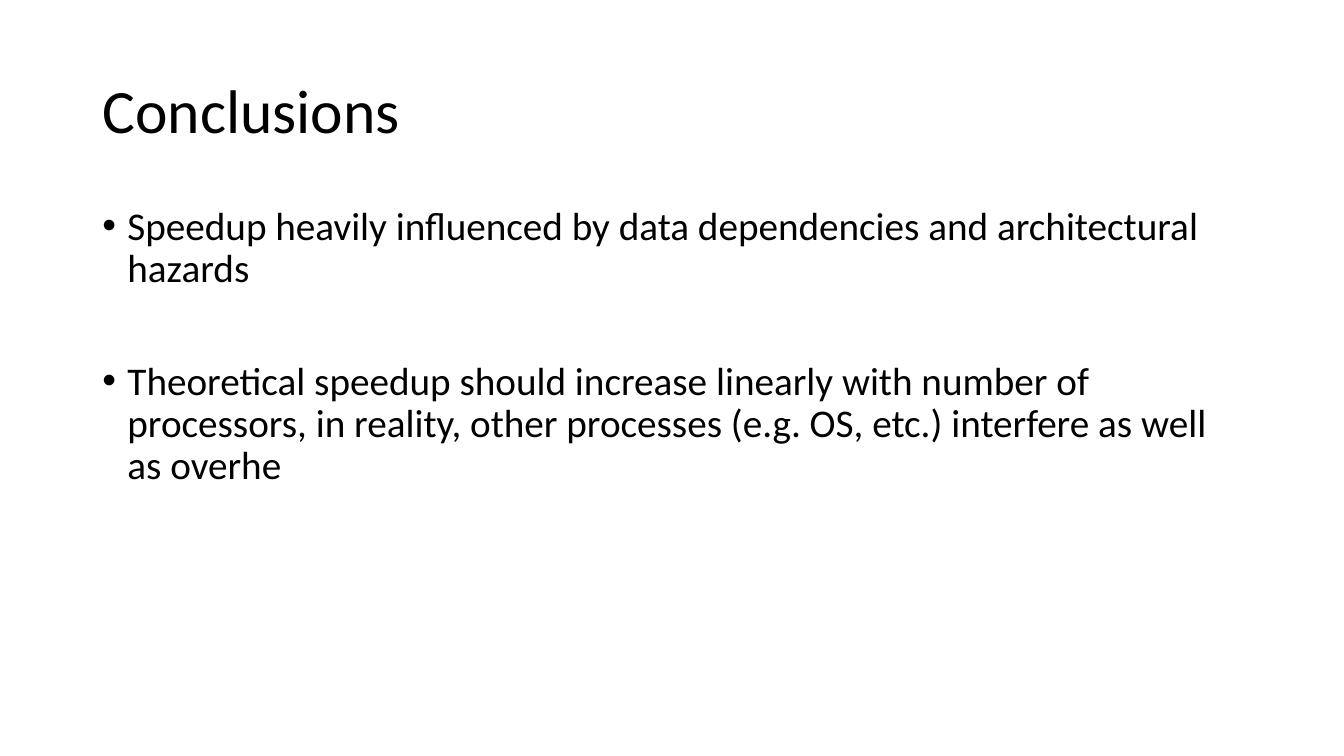
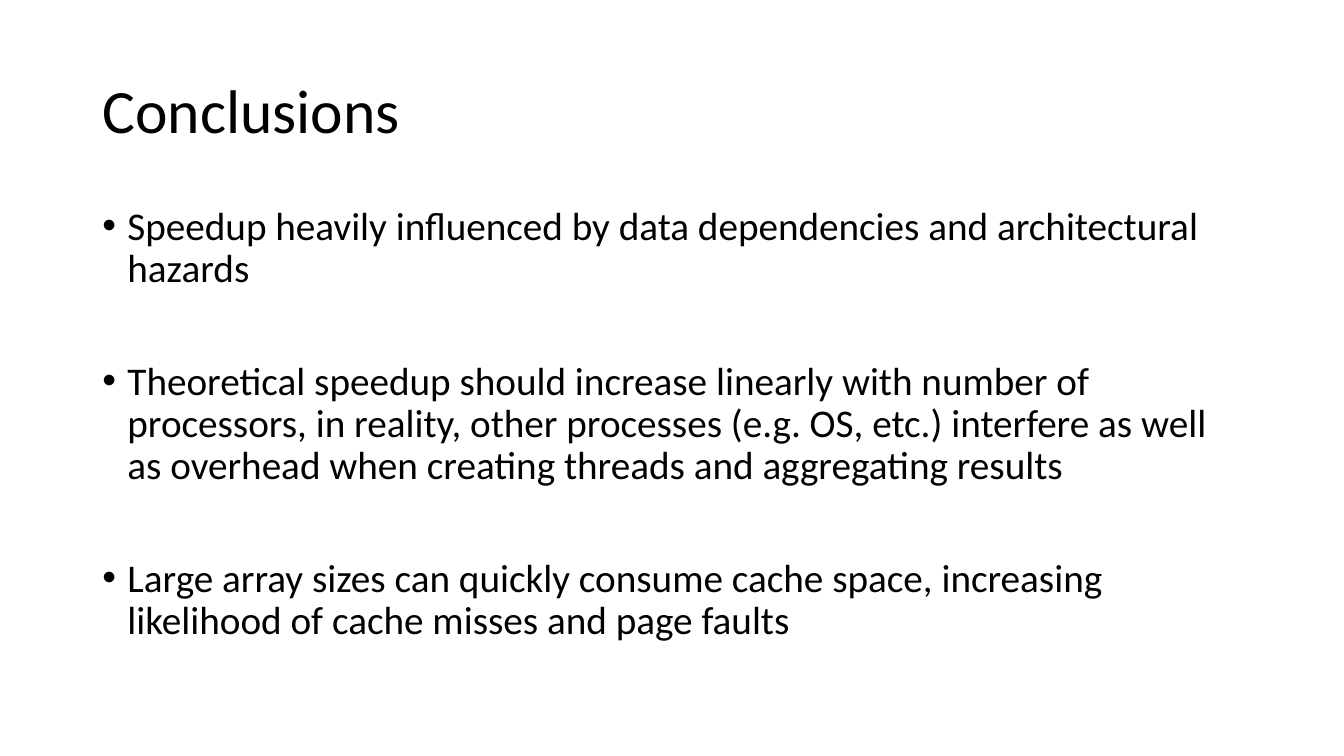
Before and after one commit to itomaldonado/multiprocessor-benchmarking-exploration, a slide deck: slide 27 of presentation.ppt. Drawn at 1344x756 pixels with LibreOffice and Linux fonts; fonts in the diff are those of the drawing. Boxes give left, top, right and bottom in pixels: in the first picture for what was removed or moved away, otherwise in the second. Text is boxed around its words. In the diff, an @@ line names an element or a change of style, - is before the commit and + after.

```diff
--- a/presentation.ppt
+++ b/presentation.ppt
@@ text at (127,367,1206,641): text changed @@
-• Theoretical speedup should increase linearly with number of processors, in reality, other processes (e.g. OS, etc.) interfere as well as overhe
+• Theoretical speedup should increase linearly with number of processors, in reality, other processes (e.g. OS, etc.) interfere as well as overhead when creating threads and aggregating results
+• Large array sizes can quickly consume cache space, increasing likelihood of cache misses and page faults
```
Also in this commit, not shown: 2 other slides changed, 1 other file.
